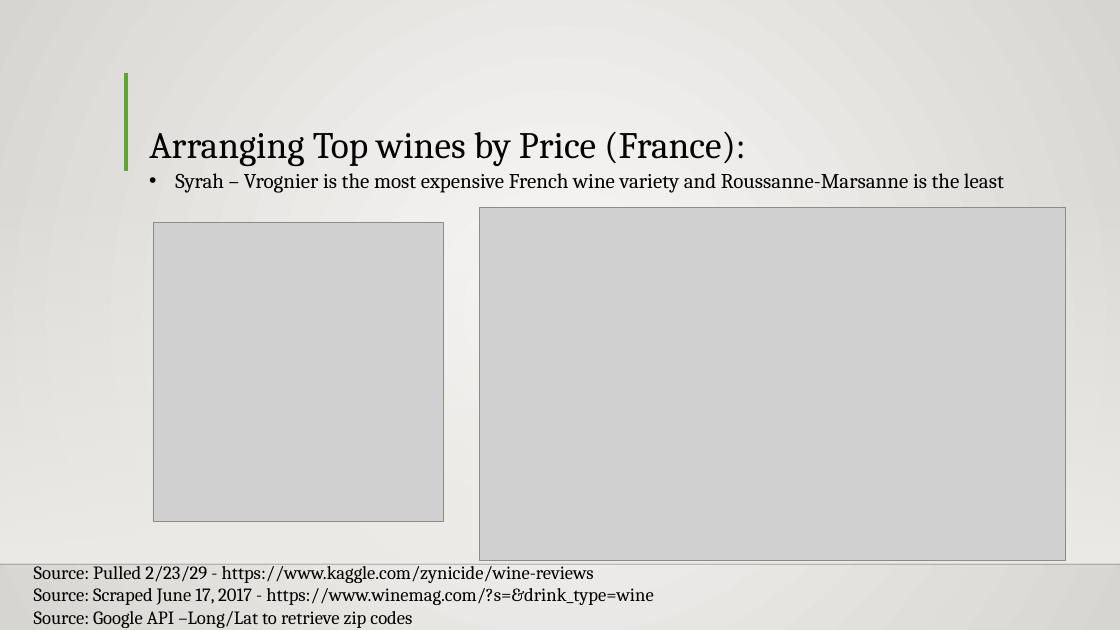
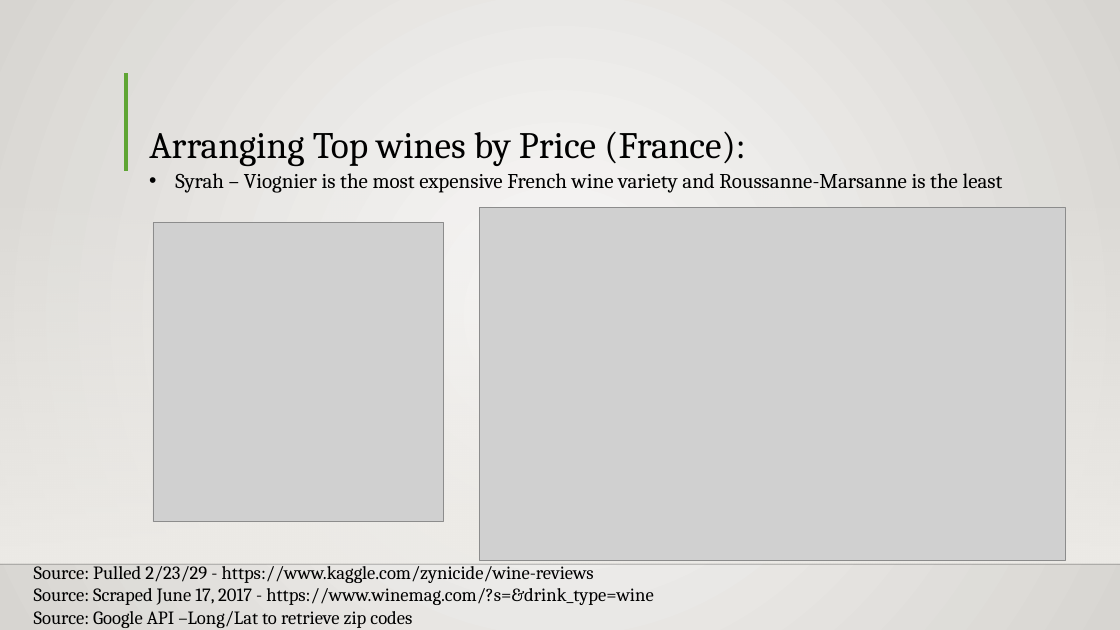
Before and after one commit to drivera537/Data-Historians, a slide deck: slide 13 of Wine_Data.pptx. Drawn at 1120x630 pixels with LibreOffice and Linux fonts; fonts in the diff are those of the drawing; grey boxes stand for pictures; background and template pictures are left out. Boxes give left, top, right and bottom in pixels: in the first picture for what was removed or moved away, otherwise in the second. Text is boxed around its words. In the diff, an @@ line names an element or a change of style, - is before the commit and + after.

Commit message:
upload changes

```diff
--- a/Wine_Data.pptx
+++ b/Wine_Data.pptx
@@ text at (175, 173, 1003, 193): text changed @@
-• Syrah – Vrognier is the most expensive French wine variety and Roussanne-Marsanne is the least
+• Syrah – Viognier is the most expensive French wine variety and Roussanne-Marsanne is the least
```
Also in this commit, not shown: 4 other slides changed.
